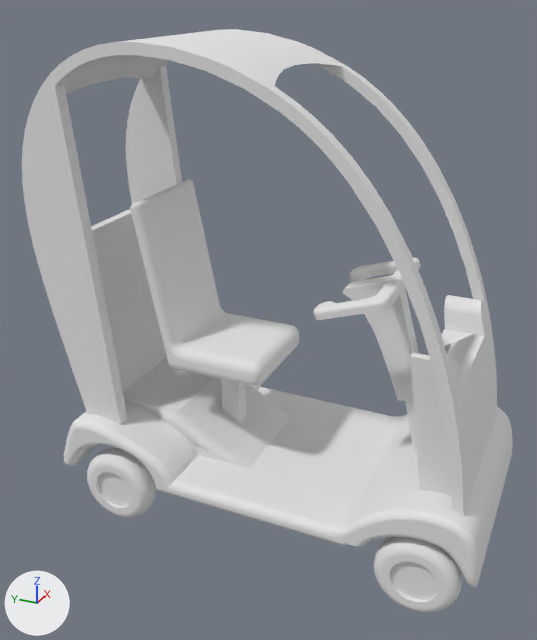
What one commit did to the OBJ model catkin_ws/src/podcar/models/podcar/meshes/podcarv3.obj.
Both versions are drawn from a 50 mm lens placed at (-8.45, -4.63, 3.25), pointed at (-5.1, -3.12, 1.58). Lighting does not change. The marker at lower left points along +X, +Y and +Z. Where no turn or scale is listed for an object, it has been applied to the vertices. Vertices at the same position are counted once.

The older version as bpy lines, for what is in view:
```python
me_podcarv3 = bpy.data.meshes.new('podcarv3')
me_podcarv3.from_pydata(...)  # 7496 vertices, 15043 faces; spans x -5.63..-4.43, y -4.43..-1.93, z 0.37..3.01
me_podcarv3.materials.append(mat_steel___satin)  # white #e7e7e7
ob_podcarv3 = bpy.data.objects.new('podcarv3', me_podcarv3)
ob_podcarv3.location = (0.0, 0.0, 0.0)
```
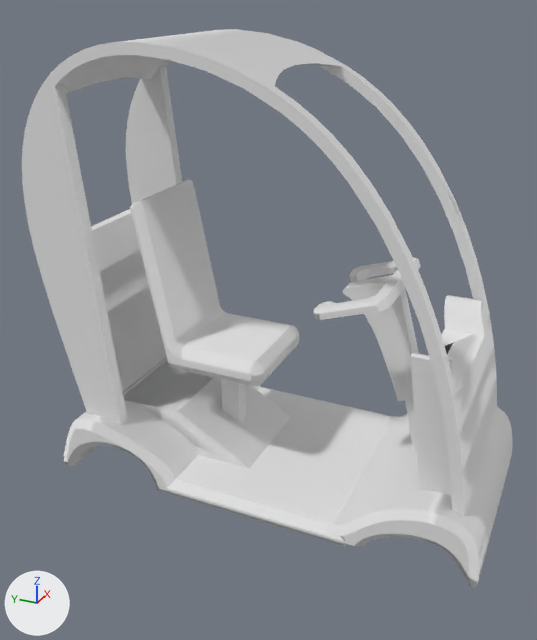
The newer file is also rescaled (x0.7), turned or shifted as a whole; pictures and numbers use the older file's frame.

Where the change shows, as pixel boxes [x1, y1, x2, y2] in the pictures (537 x 640 px; the box of a moved part takes in the faces that stretch with it):
'podcarv3', reshaped
    before: [22, 29, 513, 613]
    after: [22, 29, 513, 588]
part 1 of me_podcarv3, deleted
    before: [374, 537, 463, 613]
part 2 of me_podcarv3, deleted
    before: [87, 448, 156, 518]
part 3 of me_podcarv3, moved or reshaped
    before: [64, 104, 512, 588]
    after: [64, 179, 512, 586]

What the commit changed:
me_podcarv3 is used by ob_podcarv3; location (0.0, 0.0, 0.0).
me_podcarv3 had 7496 vertices, 15043 faces and spanned x -5.63..-4.43, y -4.43..-1.93, z 0.37..3.01.
me_podcarv3 now has 4943 vertices, 9953 faces and spans x -5.63..-4.43, y -4.43..-1.93, z 0.63..3.01.
me_podcarv3 part 1: the loose piece of 638 vertices spanning x -5.63..-5.48, y -4.35..-3.92, z 0.37..0.8 is deleted.
me_podcarv3 part 2: the loose piece of 638 vertices spanning x -5.63..-5.48, y -2.6..-2.17, z 0.37..0.8 is deleted.
me_podcarv3 part 3: 296 vertices moved within x -5.63..-4.43, y -4.43..-2.02, z 0.63..2.21; 1 vertex removed from x -4.6, y -3.58, z 2.66.
me_podcarv3 part 4: the surface is now shaded smooth.
